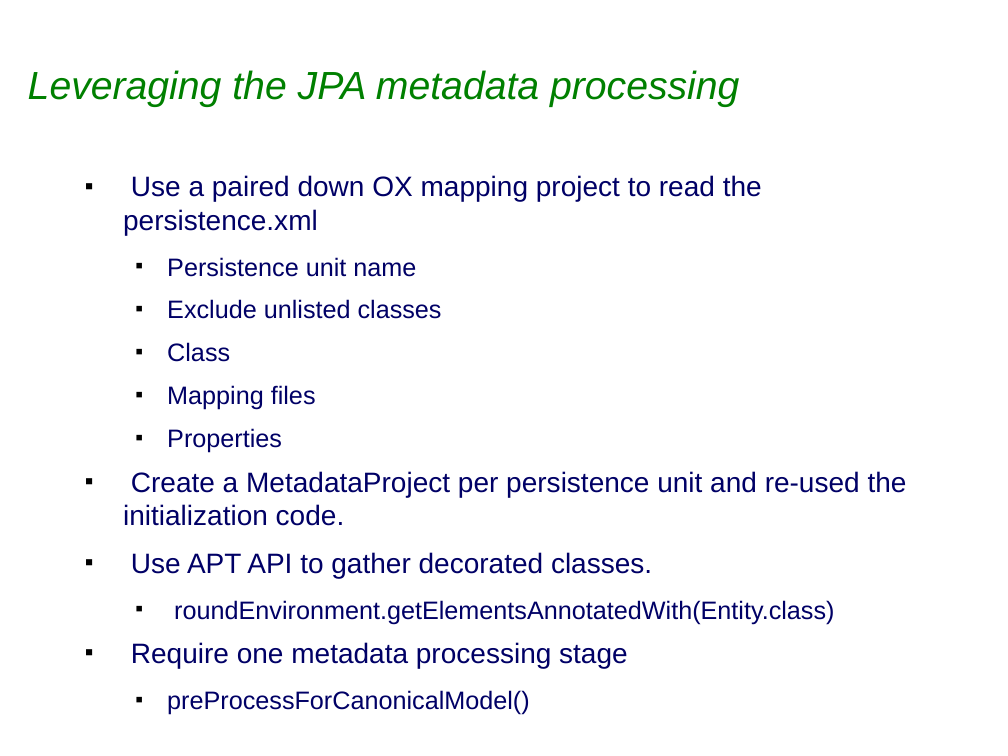
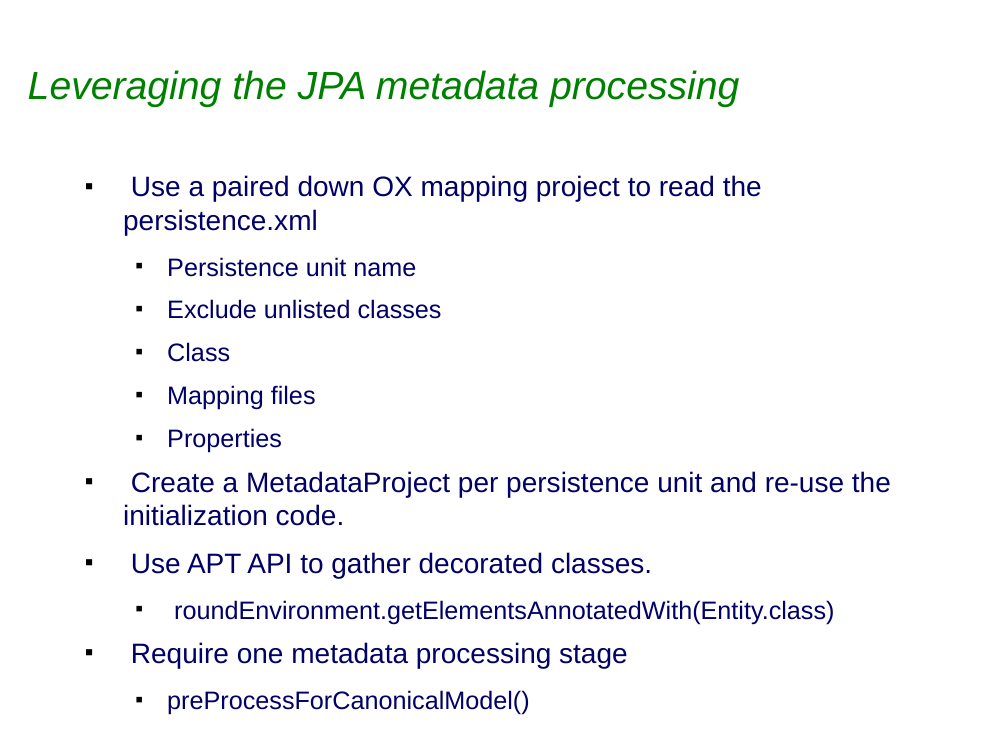
Before and after one commit to sabineheider/incubator, a slide deck: slide 3 of summit-2010/CanonicalModelGen.odp. Drawn at 1008x756 pixels with LibreOffice and Linux fonts; fonts in the diff are those of the drawing; background and template pictures are left out. Boxes give left, top, right and bottom in pixels: in the first picture for what was removed or moved away, otherwise in the second. Text is boxed around its words. In the diff, an @@ line names an element or a change of style, - is before the commit and + after.

```diff
--- a/summit-2010/CanonicalModelGen.odp
+++ b/summit-2010/CanonicalModelGen.odp
@@ text at [123,471,891,526]: text changed @@
-■ Create a MetadataProject per persistence unit and re-used the initialization code.
+■ Create a MetadataProject per persistence unit and re-use the initialization code.
```
Also in this commit, not shown: 3 other slides changed.
